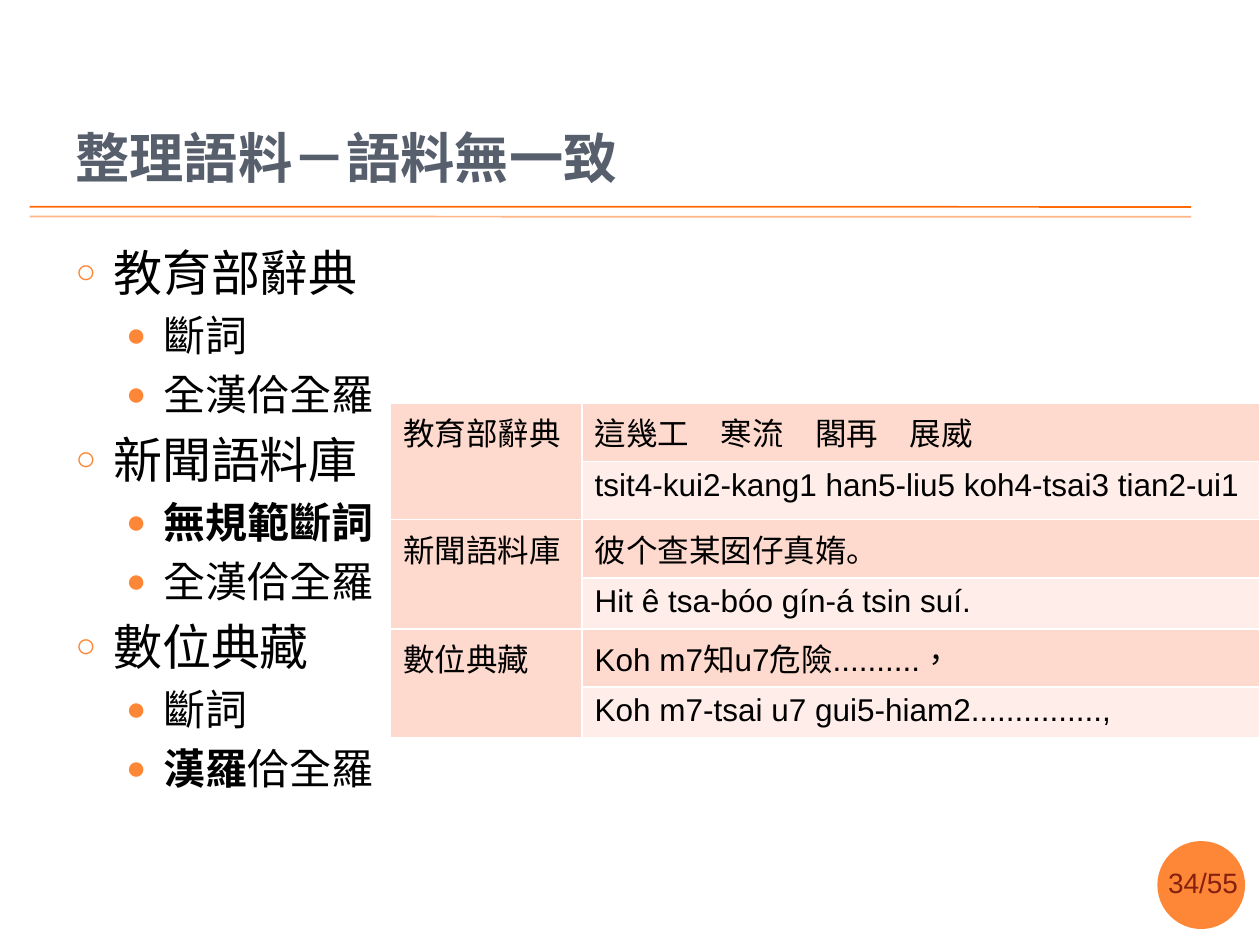
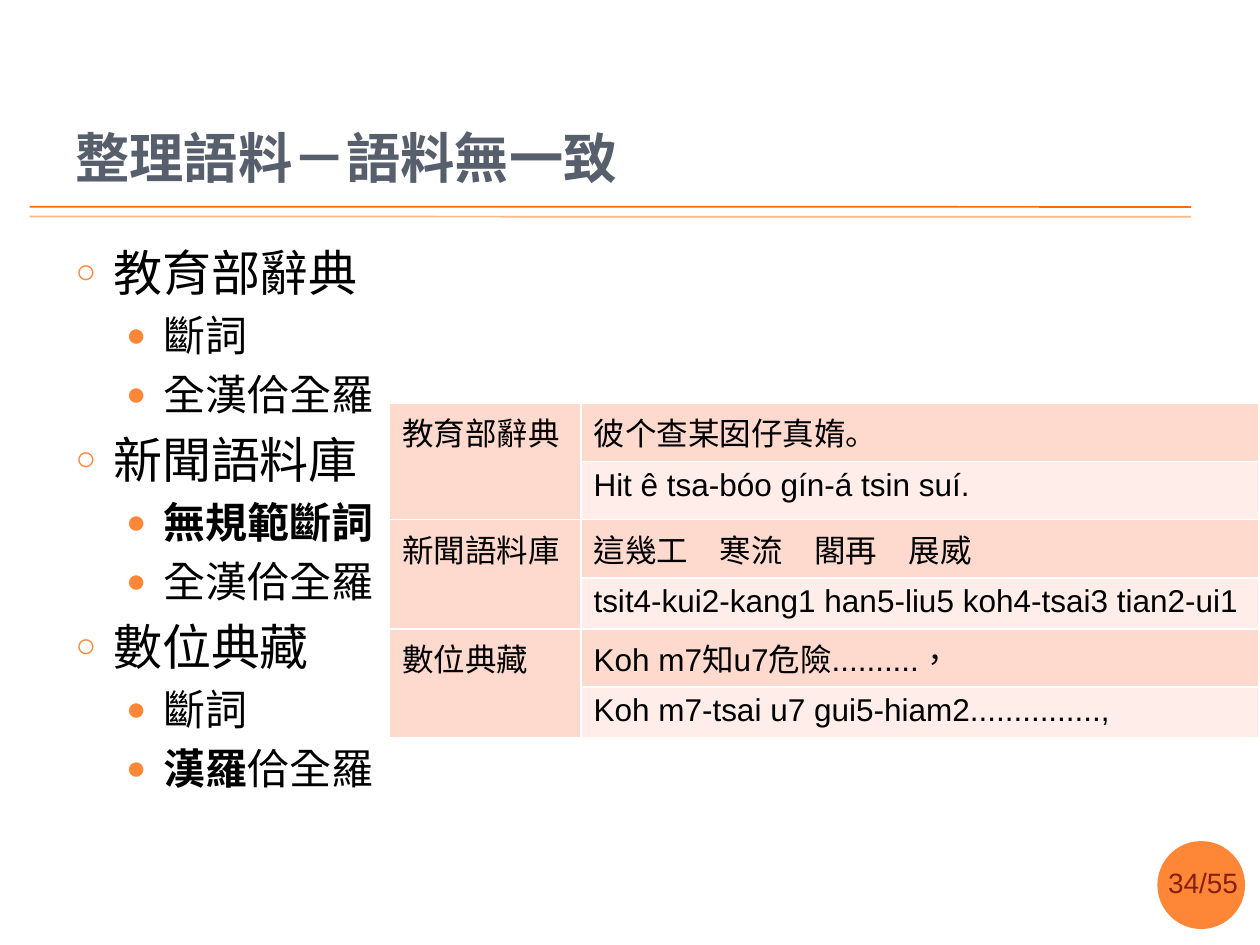
Before and after one commit to sih4sing5hong5/po3-ko3_tau5-iann2-phinn3, a slide deck: slide 34 of 翻譯報告.pptx. Drawn at 1260x945 pixels with LibreOffice and Linux fonts; fonts in the diff are those of the drawing; background and template pictures are left out. Boxes give left, top, right and bottom in pixels: in the first picture for what was removed or moved away, otherwise in the second. Text is boxed around its words. In the diff, an @@ line names an element or a change of style, - is before the commit and + after.

```diff
--- a/翻譯報告.pptx
+++ b/翻譯報告.pptx
@@ table at [389,403,1259,731] @@
-row 1: 教育部辭典 | 這幾工 寒流 閣再 展威
+row 1: 教育部辭典 | 彼个查某囡仔真媠。
+row 2:  | Hit ê tsa-bóo gín-á tsin suí.
+row 3: 新聞語料庫 | 這幾工 寒流 閣再 展威
-row 3: 新聞語料庫 | 彼个查某囡仔真媠。
-row 4:  | Hit ê tsa-bóo gín-á tsin suí.
```
Also in this commit, not shown: 10 other slides changed, 1 slide removed.
